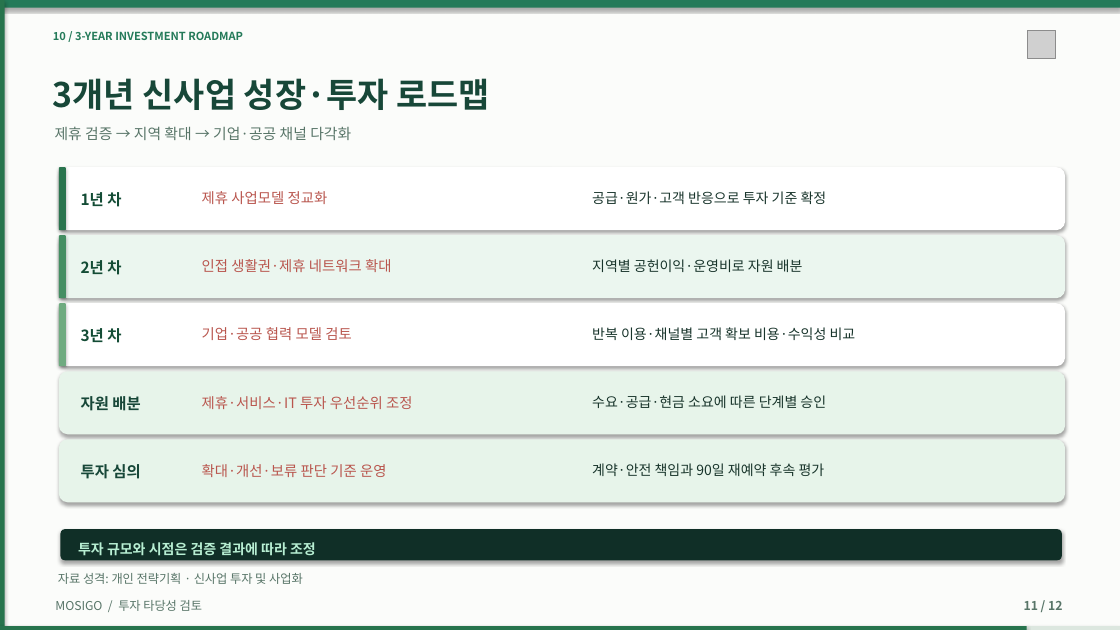
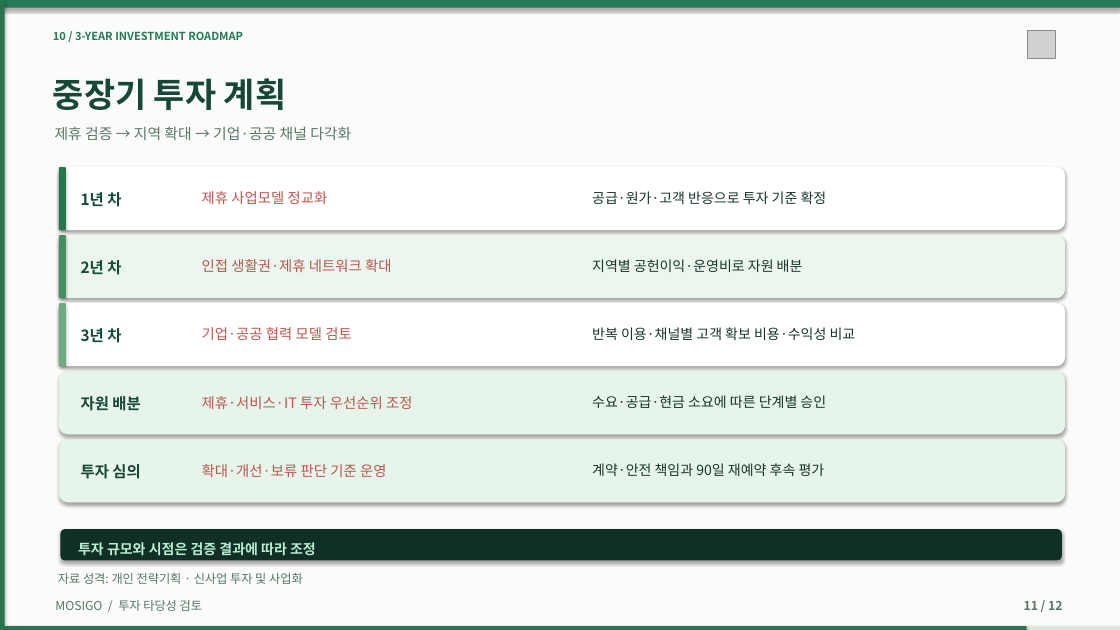
Before and after one commit to dohyunkimmm/mosigo-case-study, a slide deck: slide 11 of downloads/MOSIGO_IR_Investment_Review_12slides.pptx. Drawn at 1120x630 pixels with LibreOffice and Linux fonts; fonts in the diff are those of the drawing; grey boxes stand for pictures. Boxes give left, top, right and bottom in pixels: in the first picture for what was removed or moved away, otherwise in the second. Text is boxed around its words. In the diff, an @@ line names an element or a change of style, - is before the commit and + after.

```diff
--- a/downloads/MOSIGO_IR_Investment_Review_12slides.pptx
+++ b/downloads/MOSIGO_IR_Investment_Review_12slides.pptx
@@ text at (53, 78, 286, 110): text changed @@
-3개년 신사업 성장·투자 로드맵
+중장기 투자 계획
```
Also in this commit, not shown: 4 other slides changed, 17 other files.
